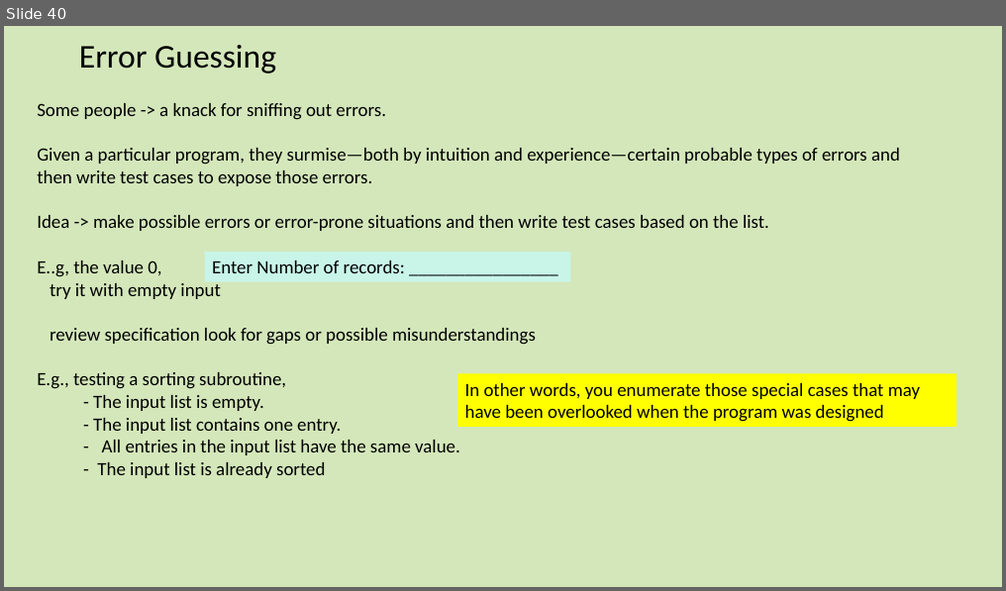
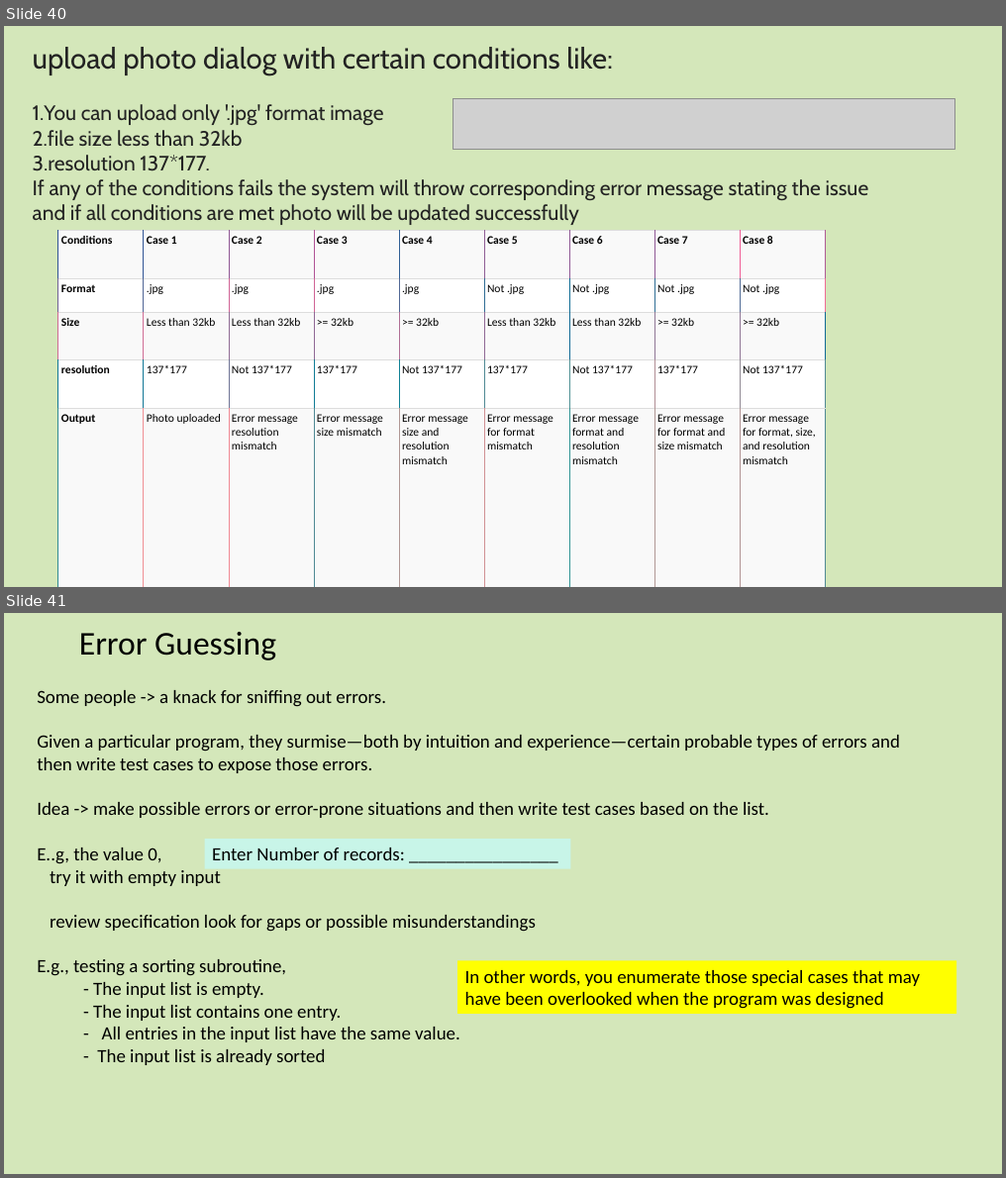
Before and after one commit to dlash02/CSC3510, a slide deck: CSC3510 S2021/Lectures/03_TestCase_design.pptx. Shown one above the other, each under a label of ours: slide 40 before the commit, slides 40 and 41 after it. The pictures are 1006x591 and 1006x1178 pixels, drawn with LibreOffice and Linux fonts; fonts in the diff are those of the drawing; grey boxes stand for pictures. Boxes give left, top, right and bottom in pixels: in the first picture for what was removed or moved away, otherwise in the second. Text is boxed around its words. In the diff, an @@ line names an element or a change of style, - is before the commit and + after.

```diff
--- a/CSC3510 S2021/Lectures/03_TestCase_design.pptx
+++ b/CSC3510 S2021/Lectures/03_TestCase_design.pptx
@@ slide 40 added at [4,26,1002,587], background #D1E6B5 at 93% opacity @@
@@ text added at [33,47,869,225], 20 pt, text #222222 @@
+upload photo dialog with certain conditions like:
+1. You can upload only '.jpg' format image
+2. file size less than 32kb
+3. resolution 137*177.
+If any of the conditions fails the system will throw corresponding error message stating the issue and if all conditions are met photo will be updated successfully
@@ picture added at [453,98,955,150] @@
@@ table added at [58,230,827,587], 5 rows, 9 columns @@
+Conditions | Case 1 | Case 2 | Case 3 | Case 4 | Case 5 | Case 6 | Case 7 | Case 8
+Format | .jpg | .jpg | .jpg | .jpg | Not .jpg | Not .jpg | Not .jpg | Not .jpg
+Size | Less than 32kb | Less than 32kb | >= 32kb | >= 32kb | Less than 32kb | Less than 32kb | >= 32kb | >= 32kb
+resolution | 137*177 | Not 137*177 | 137*177 | Not 137*177 | 137*177 | Not 137*177 | 137*177 | Not 137*177
+Output | Photo uploaded | Error message resolution mismatch | Error message size mismatch | Error message size and resolution mismatch | Error message for format mismatch | Error message format and resolution mismatch | Error message for format and size mismatch | Error message for format, size, and resolution mismatch
@@ what was slide 40 is now slide 41 @@
```
Also in this commit, not shown: 56 other files.
